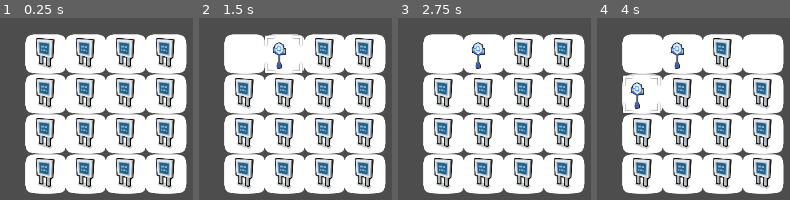
Above: before the commit, frames 1-4 (left to right).
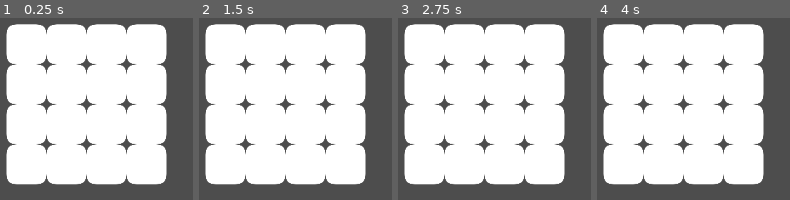
Above: after the commit, the same moments.

Repository: TesFalcon/Godot-Project-Backup
Game: Godot game, scene res://game_board.tscn
Same seed, same stepped clock (60 frames per second), same inputs: the game is played once before the commit and once after it. The project has no main scene, so this scene is started directly.
Inputs (mouse positions are in pixels of both pictures, inside the frame that each line leads up to):
- Up to frame 1 (0.25 s): no input
- Up to frame 2 (1.5 s): tap Enter at 0.5 s; drag from (229, 38) to (349, 38) at 0.52 s; tap Space at 1.25 s; drag from (270, 38) to (349, 118) at 1.27 s
- Up to frame 3 (2.75 s): tap Enter at 2 s; move the mouse to (508, 38) at 2.02 s; press the mouse at (508, 38) at 2.03 s; right-click (508, 38) at 2.3 s
- Up to frame 4 (4 s): release the mouse at (707, 38) at 2.75 s; tap Space at 2.75 s; drag from (747, 38) to (627, 78) at 2.77 s; tap Enter at 3.5 s; drag from (627, 78) to (747, 118) at 3.52 s

The runs differ from the first frame. In frame 1, 48% of the frame differs, in the area x 3-97%, y 3-97%; in frame 2, 46%; in frame 3, 46%; in frame 4, 45%.

Commit message:
Add files via upload

Diff:
--- a/Merge_Prim/game_board.gd
+++ b/Merge_Prim/game_board.gd
@@ -28,7 +28,10 @@
 	$game_cell.visible = false
 	$active_selection.visible = false
 	$GamePiece.visible = false
-	make_piece(max_cells)
+	if max_cells > 8:
+		make_piece("pokemart", 8)
+	else:
+		make_piece("pokemart", max_cells)
 	populate_gameboard()
 
 func make_cells():
@@ -38,16 +41,17 @@
 		all_cells.append(c)
 
 func make_gameboard():
-	var start_position = 100.0
+	var start_position_x = -100
+	var start_position_y = -200
 	var cell_num = 0
 	var cell_size = 0
 	for h in height:
 		for w in width:
 			cell_size = all_cells[cell_num].get_node("cell").get_rect().size.x / 4
-			var w_modifier = cell_size * w + 50
+			var w_modifier = cell_size * w + 5
 			var h_modifier = cell_size * h
 			if cell_num < height * width:
-				all_cells[cell_num].position = to_local(Vector2(start_position + w_modifier, start_position + h_modifier))
+				all_cells[cell_num].position = to_global(Vector2(start_position_x + w_modifier, start_position_y + h_modifier))
 				all_cells[cell_num].visible = true
 				all_cells[cell_num].id = cell_num
 				all_cells[cell_num].clicked.connect(_on_cell_clicked)
@@ -57,19 +61,21 @@
 			#print("Vector = ",w,", ", h)
 	print("GB make_gameboard Cell_Locations = ", cell_location)
 
-func make_piece(quantity):
+func make_piece(series, quantity):
 	for i in range(quantity):
 		var p = game_piece.instantiate()
 		add_child(p)
 		all_pieces.append(p)
-		p.texture_index = 0
+		p.texture_index = Empty
+		p.family = series
+		p.increment_texture()
 		p.visible = true
 		p.activate_generator.connect(_on_activate_generator)
-	print("GB ", quantity, " pieces made and added to all_pieces")
+	print("GB ", quantity, " piece(s) of family ", series, " made and added to all_pieces")
 	pass
 
 func populate_gameboard():
-	for cell_num in range(max_cells):
+	for cell_num in range(all_pieces.size()):
 		place_piece(cell_num,cell_num,Empty)
 		game_board[cell_num] = cell_num
 		#print("Vector = ",w,", ", h)
@@ -77,10 +83,11 @@
 	pass
 
 func place_piece(piece_id, new_cell, old_cell):
+	print("~~~GB Piece #", piece_id, " Placed @ Cell #", new_cell, "~~~")
 	all_pieces[piece_id].id = new_cell
-	all_pieces[piece_id].position = to_local(cell_location[new_cell])
+	all_pieces[piece_id].position = cell_location[new_cell]
 	#piece position is off just a little bit.
-	all_pieces[piece_id].position = all_pieces[piece_id].position + Vector2(5,35)
+	all_pieces[piece_id].position = all_pieces[piece_id].position + Vector2(-7,-9)
 	#This line ^-^-^ is to nudge it into a more accurate overlay position with the cell.
 
 func swap_pieces(new_cell, old_cell):
@@ -102,6 +109,19 @@
 			return i
 	return Empty
 	pass
+
+func find_family(family):
+	match family:
+		"pokemart":
+			if randi_range(0, 5) != 5:
+				return "pokeball"
+			else:
+				return "heal"
+		_:
+			print("GB Find_Family Error!")
+			return "error"
+	pass
+
 # Called every frame. 'delta' is the elapsed time since the previous frame.
 func _process(_delta):
 	#update_gameboard()
@@ -115,14 +135,14 @@
 func _on_cell_clicked(cell_id, event):
 	# cell_id = current click
 	var previous_click = Vector2()
-	print("GB On Cell Clicked = ", cell_id)
+	print("~~~~GB On Cell Clicked = ", cell_id, "~~~~")
 	clicked_array.append(cell_id)
 	#print("Cell Position = ", cell_location[cell_id])
 	if event.is_action_pressed("left_mouse_click"):
-		print ("GB OnCell Left Click")
+		#print ("GB OnCell Left Click")
 		$active_selection.position = cell_location[cell_id]
 		#Active_selection position is off just a little bit.
-		$active_selection.position = $active_selection.position - Vector2(5,5)
+		$active_selection.position = $active_selection.position - Vector2(5,7)
 		#This line ^-^-^ is to nudge it into a more accurate overlay position with the cell.
 		$active_selection.visible = true
 		if clicked_array.size() > 1:
@@ -134,40 +154,48 @@
 					print("GB Both cells are occupied.")
 					if all_pieces[game_board[cell_id]].texture_index == all_pieces[game_board[previous_click]].texture_index:
 						print("GB Both cells have the same texture.")
-						all_pieces[game_board[cell_id]].increment_texture()
-						game_board[previous_click] = Empty
-						print("GB all_pieces.size = ", all_pieces.size())
-						for i in range(all_pieces.size()):
-							if all_pieces[i].id == previous_click:
-								print("GB Piece ID Removed = ", all_pieces[i].id)
-								all_pieces[i].queue_free()
-								all_pieces.pop_at(i)
-								break
-							else:
-								print (all_cells[i].id, " != ", previous_click)
+						if all_pieces[game_board[cell_id]].family == all_pieces[game_board[previous_click]].family:
+							all_pieces[game_board[cell_id]].increment_texture()
+							game_board[previous_click] = Empty
+							print("GB all_pieces.size = ", all_pieces.size())
+							for i in range(all_pieces.size()):
+								if all_pieces[i].id == previous_click:
+									print("GB Piece ID Removed = ", all_pieces[i].id)
+									all_pieces[i].queue_free()
+									all_pieces.pop_at(i)
+									break
+								else:
+									#print (all_cells[i].id, " != ", previous_click)
+									pass
+						else:
+							print("==GB Pieces are different families==")
+							print("Cell family = ", all_pieces[game_board[cell_id]].family)
+							print("Previous Cell family = ", all_pieces[game_board[previous_click]].family)
+							#swap_pieces(cell_id, previous_click)
 					else:
-						print("GB Pieces are different")
+						print("GB Pieces are in different textures")
 						#swap_pieces(cell_id, previous_click)
 				elif previous_click == cell_id:
-					print("It's a generator = ", all_pieces[game_board[cell_id]].generator)
+					print("!!!It's a generator = ", all_pieces[game_board[cell_id]].generator, "!!!")
 					if all_pieces[game_board[cell_id]].generator:
 						if find_empty_cell() != Empty:
-							make_piece(1)
+							make_piece(find_family(all_pieces[game_board[cell_id]].family), 1)
 							place_piece(all_pieces.size()-1,find_empty_cell(),Empty)
 						else:
 							print("Game board full!")
 				else:
 					print("GB ", previous_click, " was empty")
 			else:
-				print("GB Cell #", cell_id, " is Empty")
+				print("~~~GB Cell #", cell_id, " is Empty~~~")
 				if game_board[previous_click] != Empty:
 					for i in range(all_pieces.size()):
-						print("GB Piece name = ", all_pieces[i].id)
+						#print("GB Piece name = ", all_pieces[i].id)
 						if all_pieces[i].id == previous_click:
 							place_piece(i, cell_id, previous_click)
 							break
 						else:
-							print (all_cells[i].id, " != ", previous_click)
+							#print (all_cells[i].id, " != ", previous_click)
+							pass
 					pass
 			print("GB All_pieces = ", all_pieces)
 			update_game_board()
@@ -175,7 +203,7 @@
 		else:
 			print("GB First Click!")
 	elif event.is_action_pressed("right_mouse_click"):
-		print ("GB OnCell Right Click")
+		print ("~~~GB OnCell Right Click~~~")
 		print("GB Clicked Array = ", clicked_array)
 		$active_selection.visible = false
 		clicked_array.clear()
@@ -186,12 +214,18 @@
 func _on_activate_generator(id):
 	var cell_id = id
 	var piece_id = game_board[id]
-	#all_pieces[piece_id].get_node("active").position = to_local(Vector2(all_pieces[game_board[id]].position))
-	#all_pieces[piece_id].get_node("active").position = all_pieces[game_board[id]].position
-	all_pieces[piece_id].get_node("active").position = to_local(cell_location[cell_id])
-	#piece position is off just a little bit.
-	all_pieces[piece_id].get_node("active").position = all_pieces[piece_id].get_node("active").position + Vector2(55,235)
-	#This line ^-^-^ is to nudge it into a more accurate overlay position with the cell.
+	print("~~~GB Activate Generator~~~")
+	print("GB Cell Position = ", cell_location[cell_id])
+	print("GB Local Cell Position = ", to_local(cell_location[cell_id]))
+	print("GB Global Cell position = ", to_global(cell_location[cell_id]))
+	print("GB Piece Position = ", all_pieces[piece_id].position)
+	print("GB Local Piece Position = ", to_local(all_pieces[piece_id].position))
+	print("GB Global Piece position = ", to_global(all_pieces[piece_id].position))
+
+	all_pieces[piece_id].get_node("active").position = all_pieces[piece_id].position
+	#active position is off just a little bit.
+	#all_pieces[piece_id].get_node("active").position = all_pieces[piece_id].get_node("active").position + Vector2(55,235)
+	#This line ^-^-^ is to nudge it into a more accurate overlay position with the piece.
 	all_pieces[piece_id].get_node("active").visible = true
 	all_pieces[piece_id].generator = true
 	pass # Replace with function body.
--- a/Merge_Prim/game_board.tscn
+++ b/Merge_Prim/game_board.tscn
@@ -1,9 +1,10 @@
-[gd_scene load_steps=5 format=3 uid="uid://ceumlim1hwcwd"]
+[gd_scene load_steps=6 format=3 uid="uid://ceumlim1hwcwd"]
 
 [ext_resource type="Script" path="res://game_board.gd" id="1_nv5dv"]
 [ext_resource type="PackedScene" uid="uid://cmsgi3hl35jmg" path="res://game_cell.tscn" id="2_hmj2v"]
-[ext_resource type="Texture2D" uid="uid://bphww5or66qdi" path="res://PokeMerge/selection.png" id="3_8tad4"]
+[ext_resource type="Texture2D" uid="uid://iwb07nn160qt" path="res://PokeMerge/selection_64.png" id="3_grnud"]
 [ext_resource type="PackedScene" uid="uid://o8h5a4ftk7tk" path="res://game_piece.tscn" id="3_ht7x7"]
+[ext_resource type="Texture2D" uid="uid://bvt787478pkcy" path="res://PokeMerge/cartoon_land_3.png" id="5_xi7l5"]
 
 [node name="GameBoard" type="Node2D"]
 position = Vector2(109, 143)
@@ -15,13 +16,17 @@
 [node name="active_selection" type="Sprite2D" parent="."]
 z_index = 1
 z_as_relative = false
-scale = Vector2(0.25, 0.25)
-texture = ExtResource("3_8tad4")
+texture = ExtResource("3_grnud")
 centered = false
 
 [node name="GamePiece" parent="." instance=ExtResource("3_ht7x7")]
 position = Vector2(-28, -142)
 
+[node name="CartoonLand3" type="Sprite2D" parent="."]
+position = Vector2(247.5, 499.5)
+scale = Vector2(0.686111, 0.682813)
+texture = ExtResource("5_xi7l5")
+
 [connection signal="activate_generator" from="." to="." method="_on_activate_generator"]
 [connection signal="activate_generator" from="GamePiece" to="." method="_on_activate_generator"]
 [connection signal="mouse_entered" from="GamePiece" to="." method="_on_game_piece_mouse_entered"]
--- a/Merge_Prim/game_cell.tscn
+++ b/Merge_Prim/game_cell.tscn
@@ -1,6 +1,6 @@
 [gd_scene load_steps=4 format=3 uid="uid://cmsgi3hl35jmg"]
 
-[ext_resource type="Texture2D" uid="uid://cromk1l8xukkl" path="res://PokeMerge/cell.png" id="1_6klwp"]
+[ext_resource type="Texture2D" uid="uid://bw8g546gs0opi" path="res://PokeMerge/cell_64.png" id="2_4i463"]
 [ext_resource type="Script" path="res://game_cell.gd" id="2_dw2rj"]
 
 [sub_resource type="RectangleShape2D" id="RectangleShape2D_ft7li"]
@@ -11,15 +11,11 @@
 script = ExtResource("2_dw2rj")
 
 [node name="cell" type="Sprite2D" parent="."]
-position = Vector2(0.2345, 2)
-scale = Vector2(1.03333, 0.984375)
-texture = ExtResource("1_6klwp")
-offset = Vector2(15, 5)
+texture = ExtResource("2_4i463")
 
 [node name="Area2D" type="Area2D" parent="."]
 
 [node name="CollisionShape2D" type="CollisionShape2D" parent="Area2D"]
-position = Vector2(18, 8)
 shape = SubResource("RectangleShape2D_ft7li")
 
 [connection signal="input_event" from="Area2D" to="." method="_on_area_2d_input_event"]
--- a/Merge_Prim/game_piece.gd
+++ b/Merge_Prim/game_piece.gd
@@ -5,44 +5,40 @@
 
 @export var texture_index = 0
 @export var id = 0
+@export var family = ""
 @export var generator = false
 
-var pokemart_textures = ["res://pokemerge/pokemart01.png",
-"res://pokemerge/pokemart02a.png", "res://pokemerge/pokemart03.png",
-"res://pokemerge/pokemart04.png", "res://pokemerge/pokemart05.png",
-"res://pokemerge/pokemart06.png", "res://pokemerge/pokemart07.png",
-"res://pokemerge/pokemart08.png", "res://pokemerge/pokemart09.png",
-"res://pokemerge/pokemart10.png"]
+var pokemart_textures = ["res://pokemerge/pokemart01_64.png",
+"res://pokemerge/pokemart02_64.png", "res://pokemerge/pokemart03_64.png",
+"res://pokemerge/pokemart04_64.png", "res://pokemerge/pokemart05_64.png",
+"res://pokemerge/pokemart06_64.png", "res://pokemerge/pokemart07_64.png",
+"res://pokemerge/pokemart08_64.png", "res://pokemerge/pokemart09_64.png",
+"res://pokemerge/pokemart10_64.png"]
+
+var pokeball_textures = ["res://pokemerge/pokeball01_64.png",
+"res://pokemerge/pokeball02_64.png","res://pokemerge/pokeball03_64.png",
+"res://pokemerge/pokeball04_64.png","res://pokemerge/pokeball05_64.png",
+"res://pokemerge/pokeball06_64.png","res://pokemerge/pokeball07_64.png"]
+
+var heal_textures = ["res://pokemerge/heal01_64.png",
+"res://pokemerge/heal02_64.png","res://pokemerge/heal03_64.png",
+"res://pokemerge/heal04_64.png","res://pokemerge/heal05_64.png"]
+
+var series = [pokemart_textures, pokeball_textures, heal_textures]
 
 var dragging = false
 var click_radius = 32 # Size of the sprite.
 
-var m_grid_size : Vector2
+#var m_grid_size : Vector2
 
 # Called when the node enters the scene tree for the first time.
 func _ready():
-	$pokemart.position = Vector2(100,100)
 	$active.visible = false
-	if input_pickable:
-		#print("GP Is Pickable")
-		pass
-	else:
-		set_pickable(true)
-	$pokemart.texture = load(pokemart_textures[0])
-	#print ("$pokemart.size = ", $pokemart.get_rect().size)
-	m_grid_size = $pokemart.get_rect().size / 4
-	#print ("m_grid_size = ", m_grid_size)
+	#$pokemart.texture = load(pokemart_textures[0])
 
 # Called every frame. 'delta' is the elapsed time since the previous frame.
 func _process(_delta):
-	# Snap - To - Grid
-	# divide mouse position by grid size,
-	# use floorf to disard decimal
-	# then multiply by grid size
-	var _v_x : float = floorf(get_global_mouse_position().x / m_grid_size.x) * m_grid_size.x
-	var _v_y : float = floorf(get_global_mouse_position().y / m_grid_size.y) * m_grid_size.y
-	#set global position
-	#global_position = Vector2(v_x, v_y);
+	pass
 
 func _input(event):
 
@@ -68,11 +64,26 @@
 		clicked.emit(id, event)
 
 func increment_texture():
-	print("GP Incrementing Texture")
+	print("==== GP Incrementing Texture ====")
+	var which_series
+	print("Family = ", family)
+	match family:
+		"pokemart":
+			which_series = 0
+		"pokeball":
+			which_series = 1
+		"heal":
+			which_series = 2
 	texture_index += 1
-	$pokemart.texture=load(pokemart_textures[texture_index])
-	if texture_index > 2:
+	$pokemart.texture=load(series[which_series][texture_index])
+	if texture_index > 2 and which_series == 0:
+		#Only certain families are generators.
 		generator = true
+		$active.visible = true
+		#$active.position = position
+		print("GP Position = ", position)
+		print("GP Local position = ", to_local(position))
+		print("GP Global position = ", to_global(position))
 		activate_generator.emit(id)
-	print("GP Texture = ", texture_index)
+	print("===GP Texture = ", texture_index, "===")
 	pass # Replace with function body.
--- a/Merge_Prim/game_piece.tscn
+++ b/Merge_Prim/game_piece.tscn
@@ -1,25 +1,19 @@
 [gd_scene load_steps=5 format=3 uid="uid://o8h5a4ftk7tk"]
 
 [ext_resource type="Script" path="res://game_piece.gd" id="1_inr3m"]
-[ext_resource type="Texture2D" uid="uid://grihgl55jrqq" path="res://PokeMerge/pokemart01.png" id="1_xdm38"]
+[ext_resource type="Texture2D" uid="uid://n5th5tsxcgbt" path="res://PokeMerge/pokemart01_64.png" id="2_as1yr"]
 [ext_resource type="Texture2D" uid="uid://drv4gpcrr6bqp" path="res://PokeMerge/bolt.png" id="3_atxq5"]
 
 [sub_resource type="RectangleShape2D" id="RectangleShape2D_rbpc4"]
 size = Vector2(32, 51)
 
 [node name="GamePiece" type="Area2D"]
-position = Vector2(-15, -8)
+position = Vector2(-31, -33)
 script = ExtResource("1_inr3m")
-metadata/_edit_group_ = true
-
-[node name="piece_collision" type="CollisionShape2D" parent="."]
-position = Vector2(31, 33.5)
-shape = SubResource("RectangleShape2D_rbpc4")
 
 [node name="pokemart" type="Sprite2D" parent="."]
-scale = Vector2(0.25, 0.25)
-texture = ExtResource("1_xdm38")
-centered = false
+position = Vector2(32, 35)
+texture = ExtResource("2_as1yr")
 
 [node name="active" type="Sprite2D" parent="."]
 position = Vector2(15, 10)
@@ -27,4 +21,8 @@
 texture = ExtResource("3_atxq5")
 centered = false
 
+[node name="piece_collision" type="CollisionShape2D" parent="."]
+position = Vector2(31, 33.5)
+shape = SubResource("RectangleShape2D_rbpc4")
+
 [connection signal="body_entered" from="." to="." method="_on_body_entered"]
